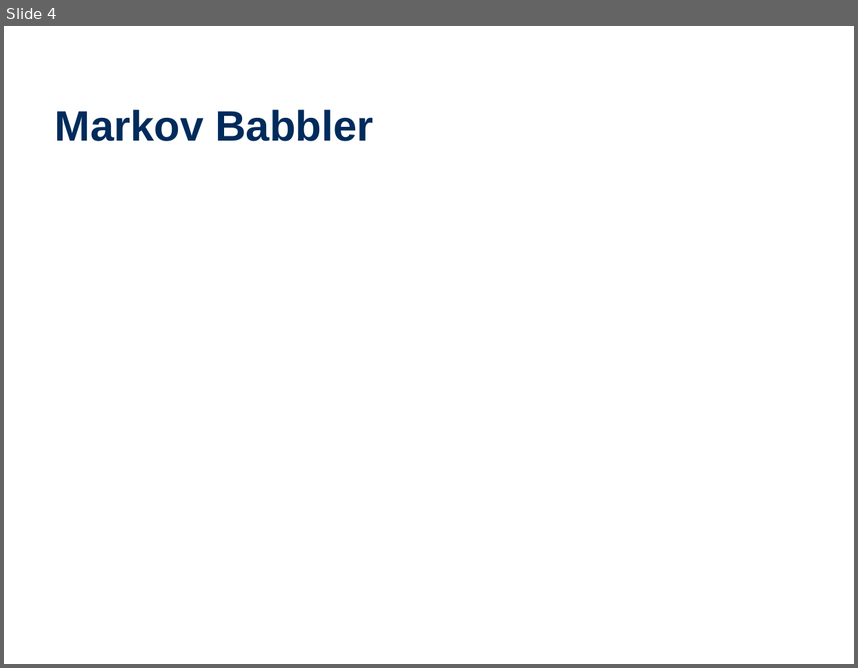
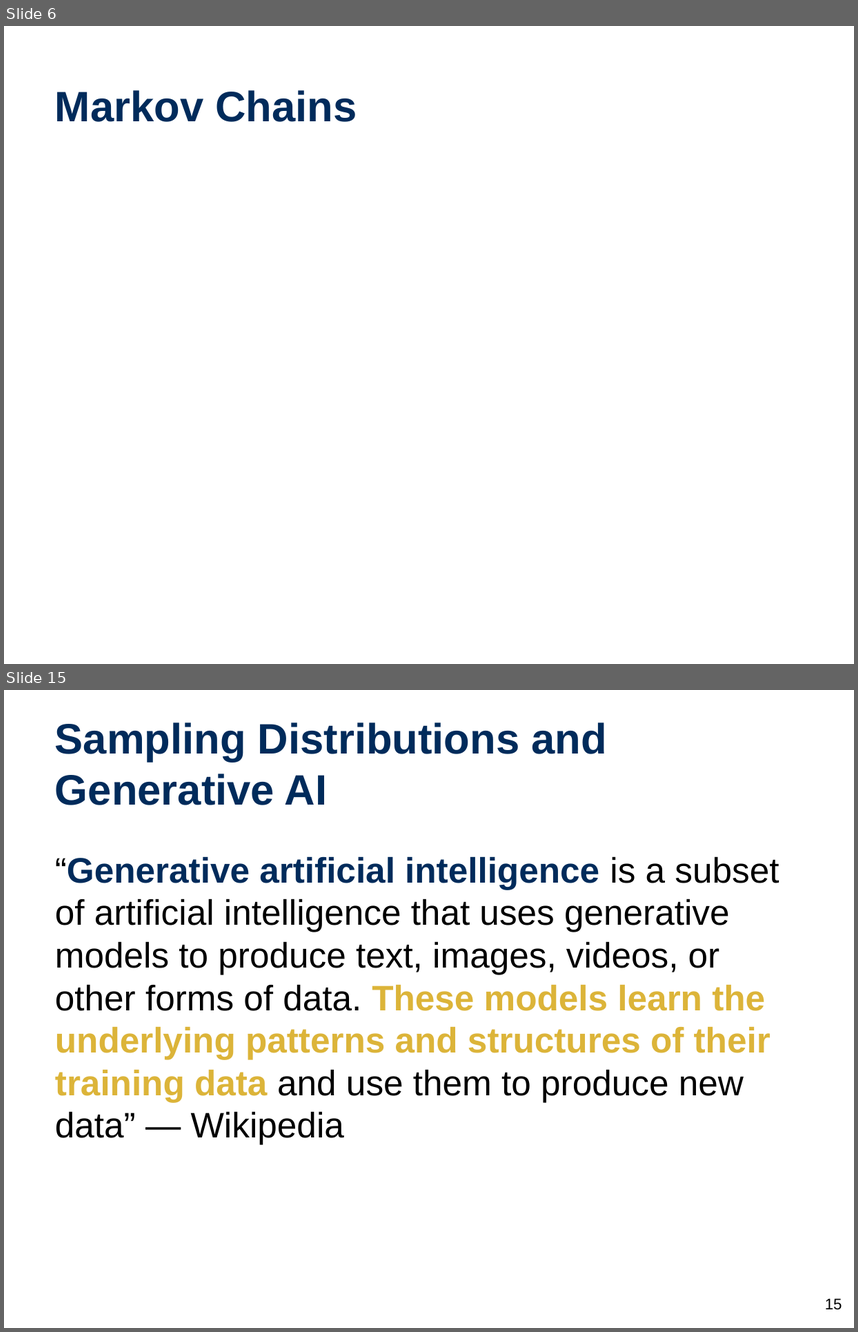
Before and after one commit to wtheisen/nd-cse-10124-lectures, a slide deck: Blank/Lecture_01_ Text_as_Data.pptx. Shown one above the other, each under a label of ours: slide 4 before the commit, slides 6 and 15 after it; the slides between them are not shown. The pictures are 858x668 and 858x1332 pixels, drawn with LibreOffice and Linux fonts; fonts in the diff are those of the drawing. Boxes give left, top, right and bottom in pixels: in the first picture for what was removed or moved away, otherwise in the second. Text is boxed around its words. In the diff, an @@ line names an element or a change of style, - is before the commit and + after.

Commit message:
Trying to have auto-slide-image-serving

```diff
--- a/Blank/Lecture_01_ Text_as_Data.pptx
+++ b/Blank/Lecture_01_ Text_as_Data.pptx
@@ slide 15 added at [4, 690, 854, 1328], background #FFFFFF @@
@@ title added at [55, 722, 606, 805], 36 pt, text #002B5B, bold @@
+Sampling Distributions and Generative AI
@@ text added at [55, 856, 779, 1144], 30 pt, text #000000 @@
+“Generative artificial intelligence is a subset of artificial intelligence that uses generative models to produce text, images, videos, or other forms of data. These models learn the underlying patterns and structures of their training data and use them to produce new data” — Wikipedia
@@ page number added at [825, 1298, 842, 1310], 13 pt, text #000000 @@
+15
@@ what was slide 4 is now slide 6 @@
@@ slide 6 changed as well @@
@@ title "Markov Chains" at [55, 90, 357, 122]: vertical alignment bottom to middle @@
@@ title at [55, 90, 357, 122]: text changed @@
-Markov Babbler
+Markov Chains
```
Also in this commit, not shown: 3 other slides changed, 24 other slides added, 3 slides removed, 3 other files.
